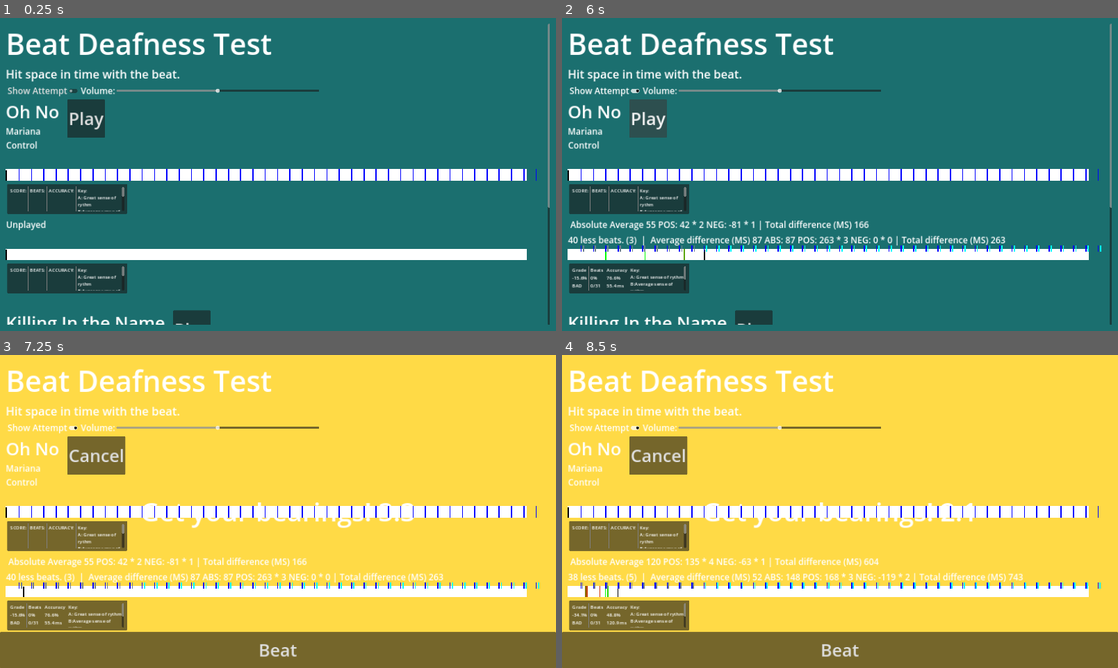
Above: before the commit, frames 1-4 (two rows, left to right).
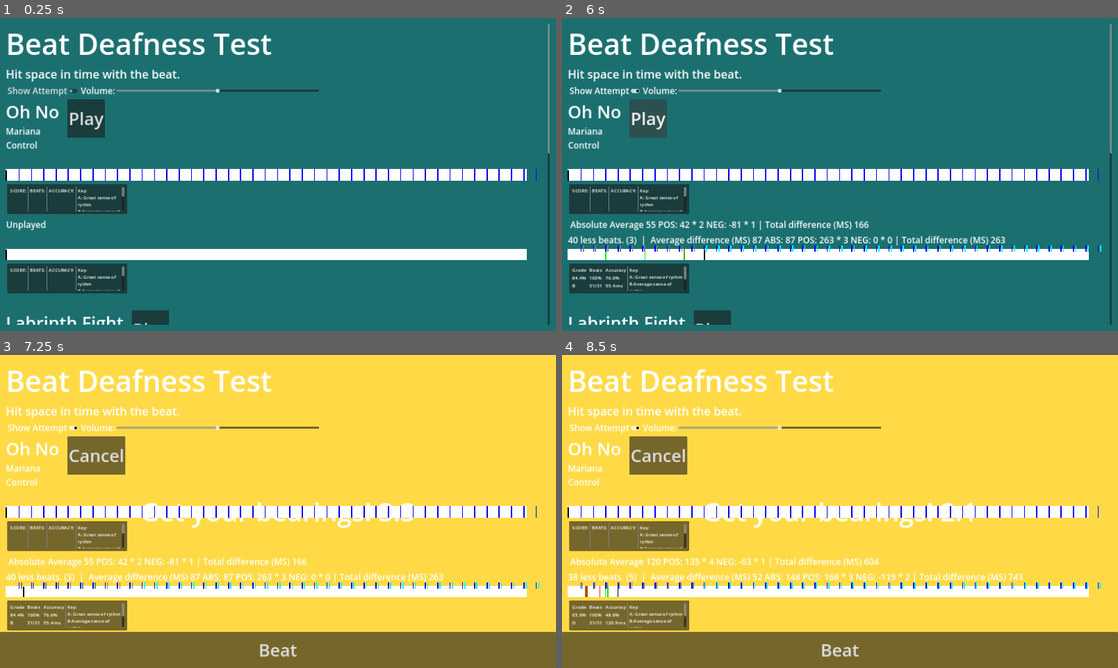
Above: after the commit, the same moments.

Repository: Deojee/Beat-deafness-test
Game: Godot game, scene res://scenes/world.tscn
Two runs of this game, one before a commit and one after it. Both use one fixed random seed, a clock stepped at 60 frames per second and the inputs below.
Inputs:
- Up to frame 1 (0.25 s): no input
- Up to frame 2 (6 s): click "Play" at 0.5 s; click "Show Attempt" at 1.25 s; click "Beat" at 2 s; click "Show Attempt" at 2.75 s; click "Beat" at 3.5 s; click "Show Attempt" at 4.25 s; click "Beat" at 5 s; click "Cancel" at 5.75 s
- Up to frame 3 (7.25 s): click "Play" at 6.5 s
- Up to frame 4 (8.5 s): tap Space (space) at 7.25, 8, 8.1 s; hold Enter (enter) 7.28-8.03 s

The runs differ from the first frame. In frame 1, 1.0% of the frame differs, in the area x 1-99%, y 43-98%; in frame 2, 1.3%; in frame 3, 0.3%; in frame 4, 0.3%.

Commit message:
labrinth fight is incooperative

Diff:
--- a/scenes/world.tscn
+++ b/scenes/world.tscn
@@ -220,6 +220,15 @@
 bpm = 127.0
 bpmDelaySeconds = 0.5
 
+[node name="beatLineHolder3" parent="MarginContainer/ScrollContainer/VBoxContainer" instance=ExtResource("1_jj1vp")]
+layout_mode = 2
+songName = "Labrinth Fight"
+artist = "Cave Story"
+songPath = "res://songs/1-22 - Labyrinth Fight.mp3"
+secondsOfSong = 20.0
+bpm = 180.0
+bpmDelaySeconds = 0.5
+
 [node name="beatLineHolder2" parent="MarginContainer/ScrollContainer/VBoxContainer" instance=ExtResource("1_jj1vp")]
 layout_mode = 2
 songName = "Killing In the Name"
--- a/scripts/beat timer line.gd
+++ b/scripts/beat timer line.gd
@@ -336,7 +336,7 @@
 
 	var hitBeats = 0
 	for beat in controlBeats:
-		var difference = getClosestDistance(beat,beats)
+		var difference = getClosestDistance(beat,controlBeats)
 		if difference < milisecondsPerBeat/2.0:
 			hitBeats += 1
 
Not shown, added: songs/1-22 - Labyrinth Fight.mp3.import
Not shown, added: songs/1-22 - Labyrinth Fight.mp3
